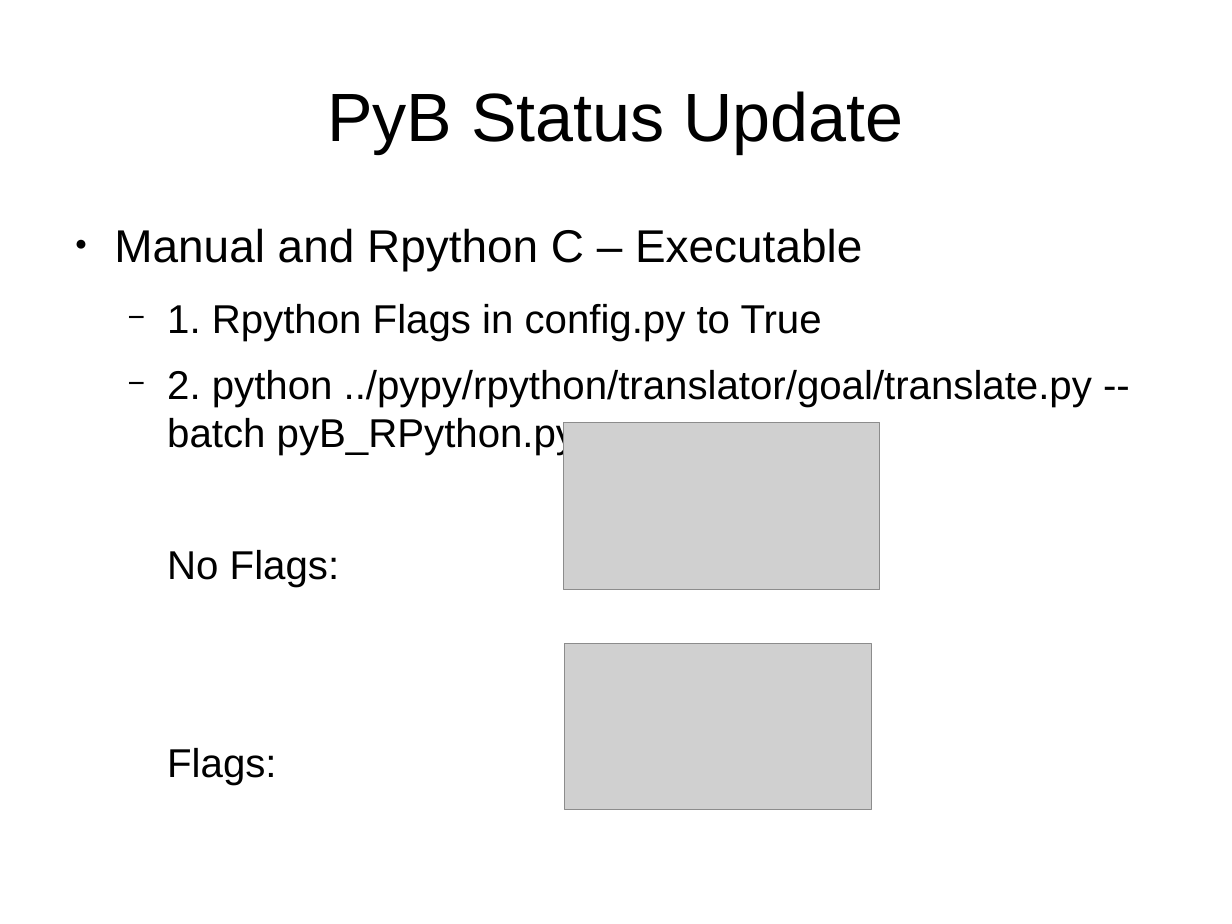
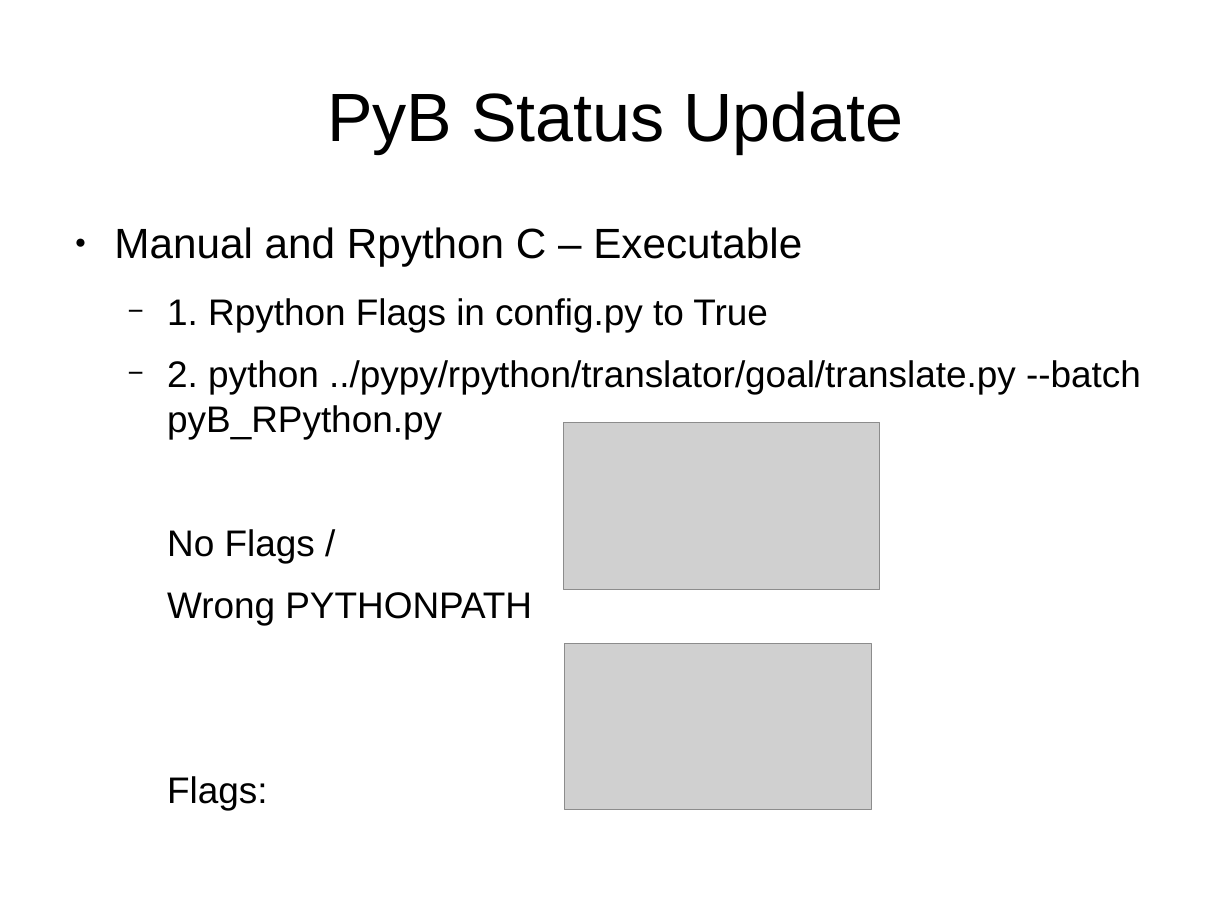
Before and after one commit to hhu-stups/pyB, a slide deck: slide 2 of slides/pyBUpdate.odp. Drawn at 1232x924 pixels with LibreOffice and Linux fonts; fonts in the diff are those of the drawing; grey boxes stand for pictures. Boxes give left, top, right and bottom in pixels: in the first picture for what was removed or moved away, otherwise in the second. Text is boxed around its words. In the diff, an @@ line names an element or a change of style, - is before the commit and + after.

```diff
--- a/slides/pyBUpdate.odp
+++ b/slides/pyBUpdate.odp
@@ text at box(114, 227, 1141, 439): size 29.6 to 27.2 pt in "Manual and Rpython C – Executable"; size 25.9 to 23.8 pt in "1. Rpython Flags in config.py to True", "2. python ../pypy/rpython/translator/goal/translate.py --bat ...", "Flags:" @@
@@ text at box(167, 529, 532, 625): text changed; size 25.9 to 23.8 pt @@
-  No Flags:
+  No Flags /
+  Wrong PYTHONPATH
```
Also in this commit, not shown: 4 other slides changed, 2 slides added, 2 other files.
